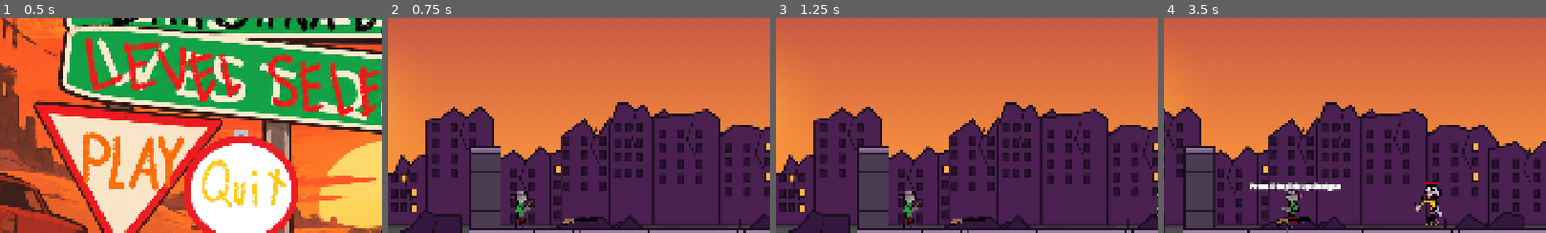
Above: before the commit, frames 1-4 (left to right).
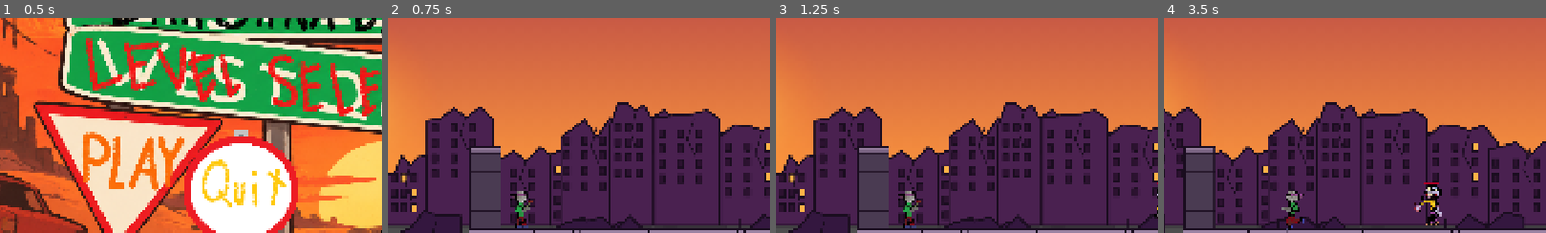
Above: after the commit, the same moments.

Repository: CodingFox007/ByteJam2026
Game: Godot game, scene res://Scenes/title_screen.tscn
Same seed, same stepped clock (60 frames per second), same inputs: the game is played once before the commit and once after it.
Inputs (mouse positions are % of the whole screen's width and height, from its top left):
- Up to frame 1 (0.5 s): no input
- Up to frame 2 (0.75 s): click (31, 69) at 0.5 s
- Up to frame 3 (1.25 s): no input
- Up to frame 4 (3.5 s): move the mouse to (72, 45) at 1.27 s; hold E (interact) 1.28-2.03 s; hold Right (right) 1.28-2.78 s; tap Space (jump) at 1.52, 2.27 s; move the mouse to (30, 55) at 2.02 s; click (30, 55) at 2.1 s; move the mouse to (60, 28) at 2.77 s; hold A (left) from 2.78 s (still down); hold E (interact) from 2.78 s (still down)
The pictures show only the part of the screen within x 14-64%, y 35-85%; the shares and areas given below are measured in that part.

Frame 1 is identical in both runs. In frame 2, 0.2% of the frame differs, in the area x 45-55%, y 92-97%; in frame 3, 0.2%; in frame 4, 0.8%, in the area x 22-47%, y 76-97%.

Commit message:
added a bunch of enemies to the level

Diff:
--- a/byte-jam-26/Scenes/level_1.tscn
+++ b/byte-jam-26/Scenes/level_1.tscn
@@ -1703,8 +1703,53 @@
 [node name="Zombie4" parent="." unique_id=1655414134 instance=ExtResource("9_wrinw")]
 position = Vector2(1795, 413)
 
+[node name="Zombie5" parent="." unique_id=739847464 instance=ExtResource("9_wrinw")]
+position = Vector2(1956, 421)
+
+[node name="Zombie6" parent="." unique_id=2057847693 instance=ExtResource("9_wrinw")]
+position = Vector2(2480, 607)
+
+[node name="Zombie7" parent="." unique_id=1655094046 instance=ExtResource("9_wrinw")]
+position = Vector2(2608, 602)
+
+[node name="Zombie8" parent="." unique_id=1241730205 instance=ExtResource("9_wrinw")]
+position = Vector2(2749, 603)
+
+[node name="Zombie10" parent="." unique_id=1482009962 instance=ExtResource("9_wrinw")]
+position = Vector2(4722, 673)
+
+[node name="Zombie11" parent="." unique_id=114388211 instance=ExtResource("9_wrinw")]
+position = Vector2(4585, 676)
+
+[node name="Zombie12" parent="." unique_id=602124255 instance=ExtResource("9_wrinw")]
+position = Vector2(4441, 675)
+
+[node name="Zombie13" parent="." unique_id=229609773 instance=ExtResource("9_wrinw")]
+position = Vector2(4317, 674)
+
+[node name="Zombie14" parent="." unique_id=102046555 instance=ExtResource("9_wrinw")]
+position = Vector2(4175, 670)
+
+[node name="Zombie15" parent="." unique_id=569301965 instance=ExtResource("9_wrinw")]
+position = Vector2(4034, 671)
+
+[node name="Zombie16" parent="." unique_id=1760100057 instance=ExtResource("9_wrinw")]
+position = Vector2(3890, 675)
+
+[node name="Zombie17" parent="." unique_id=283668695 instance=ExtResource("9_wrinw")]
+position = Vector2(3737, 674)
+
+[node name="Zombie18" parent="." unique_id=719990258 instance=ExtResource("9_wrinw")]
+position = Vector2(3801, 514)
+
+[node name="Zombie19" parent="." unique_id=1553260673 instance=ExtResource("9_wrinw")]
+position = Vector2(4659, 507)
+
+[node name="Zombie20" parent="." unique_id=1134014482 instance=ExtResource("9_wrinw")]
+position = Vector2(4236, 503)
+
 [node name="ShotgunPickup" parent="." unique_id=980105988 instance=ExtResource("4_chwpn")]
-position = Vector2(99, 604)
+position = Vector2(2749, 623)
 
 [node name="HUD" type="CanvasLayer" parent="." unique_id=98845143]
 script = ExtResource("11_6r07y")
--- a/byte-jam-26/Scenes/player.tscn
+++ b/byte-jam-26/Scenes/player.tscn
@@ -321,7 +321,6 @@
 frame = 1
 
 [node name="Idle" type="AnimatedSprite2D" parent="AnimationHolder" unique_id=1962284334]
-visible = false
 position = Vector2(36, 422)
 scale = Vector2(0.52, 0.52)
 sprite_frames = SubResource("SpriteFrames_x3wgy")
